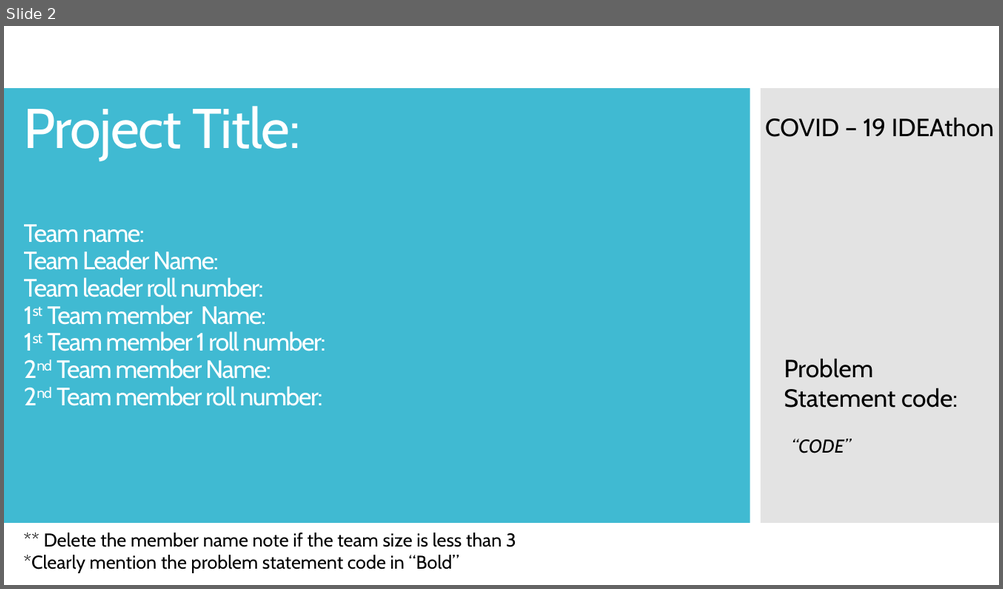
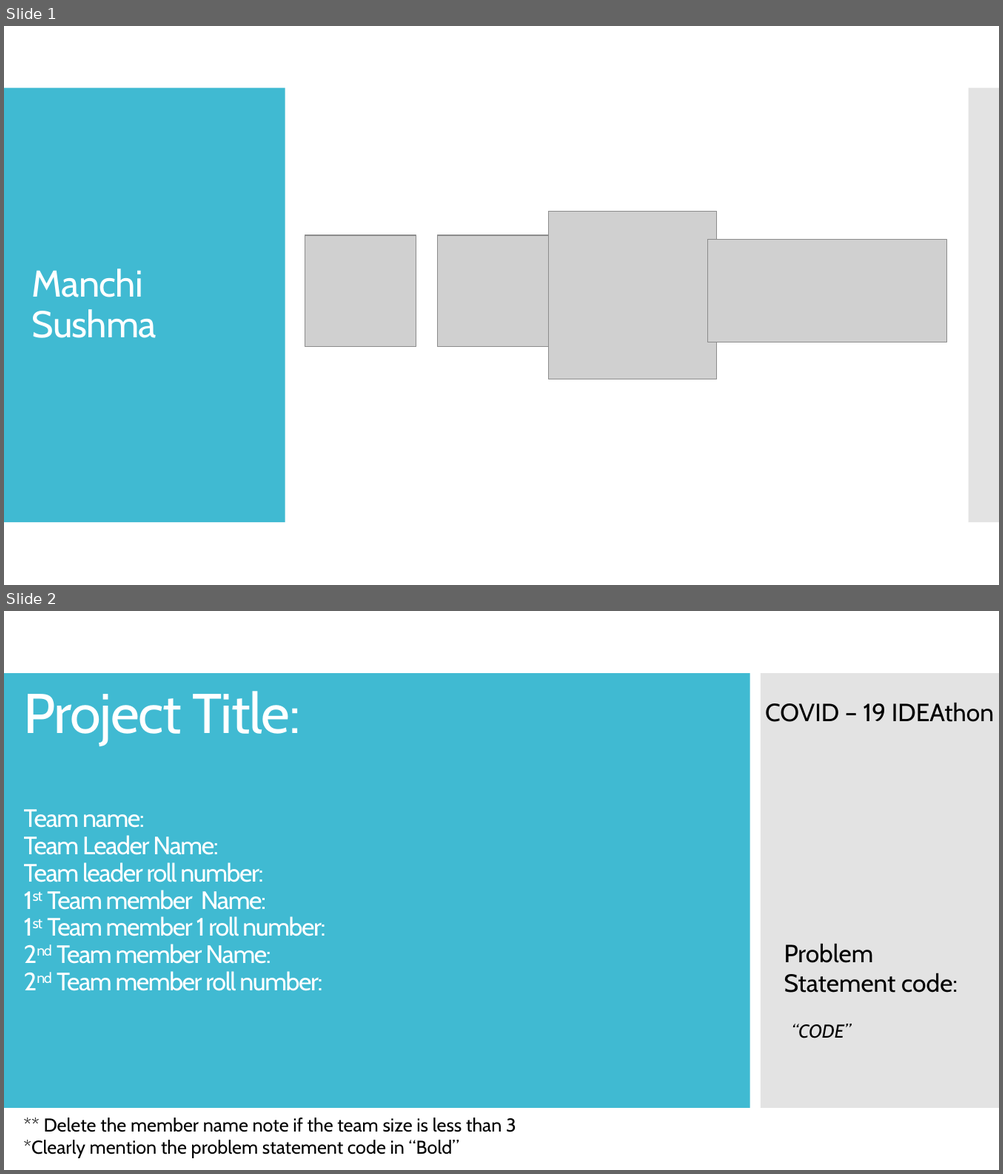
Before and after one commit to sushmakoli/sushmarepo, a slide deck: 5ebed7d2134b6_IDEAthon_PPT_Template.pptx. Shown one above the other, each under a label of ours: slide 2 before the commit, slides 1 and 2 after it. The pictures are 1003x589 and 1003x1174 pixels, drawn with LibreOffice and Linux fonts; fonts in the diff are those of the drawing; grey boxes stand for pictures. Boxes give left, top, right and bottom in pixels: in the first picture for what was removed or moved away, otherwise in the second. Text is boxed around its words. In the diff, an @@ line names an element or a change of style, - is before the commit and + after.

Commit message:
New  Change

```diff
--- a/5ebed7d2134b6_IDEAthon_PPT_Template.pptx
+++ b/5ebed7d2134b6_IDEAthon_PPT_Template.pptx
@@ slide 1 added at <box>4,26,999,585</box>, background #FFFFFF @@
@@ rectangle added at <box>4,88,285,523</box>, fill #40BAD2 @@
@@ rectangle added at <box>968,88,999,523</box>, fill #C8C8C8 at 50% opacity @@
@@ picture added at <box>548,212,716,380</box> @@
@@ picture added at <box>304,235,416,347</box> @@
@@ picture added at <box>438,235,549,347</box> @@
@@ picture added at <box>708,239,946,342</box> @@
@@ title added at <box>32,269,156,338</box>, 36 pt, text #FFFFFF @@
+Manchi Sushma
```
Also in this commit, not shown: 1 slide removed.
